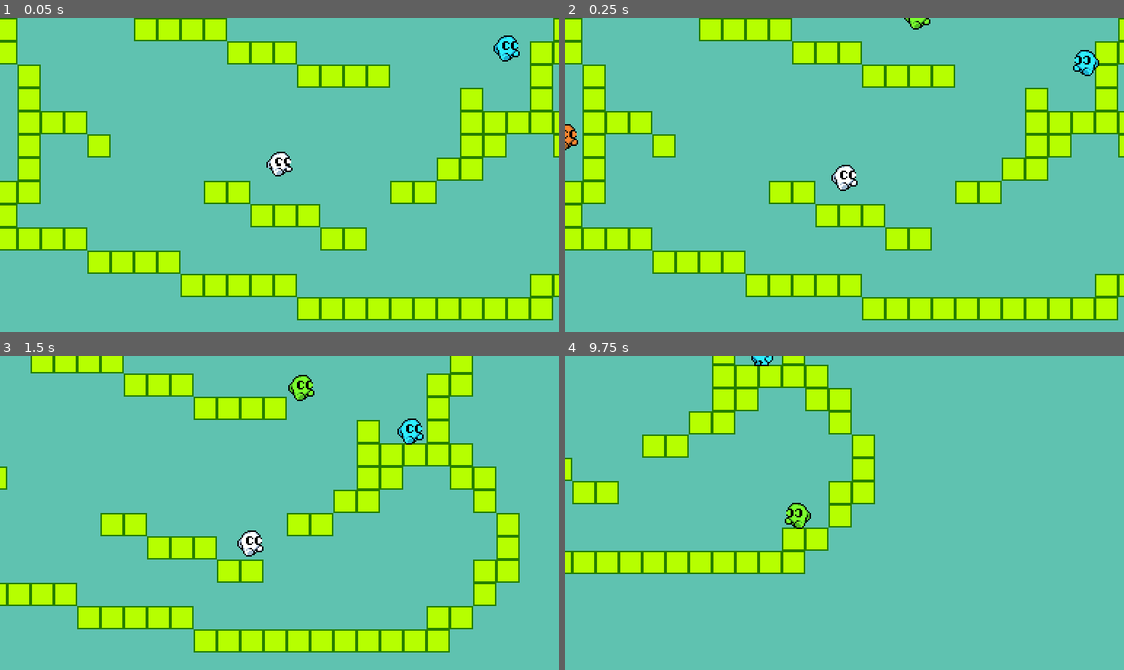
Above: before the commit, frames 1-4 (two rows, left to right).
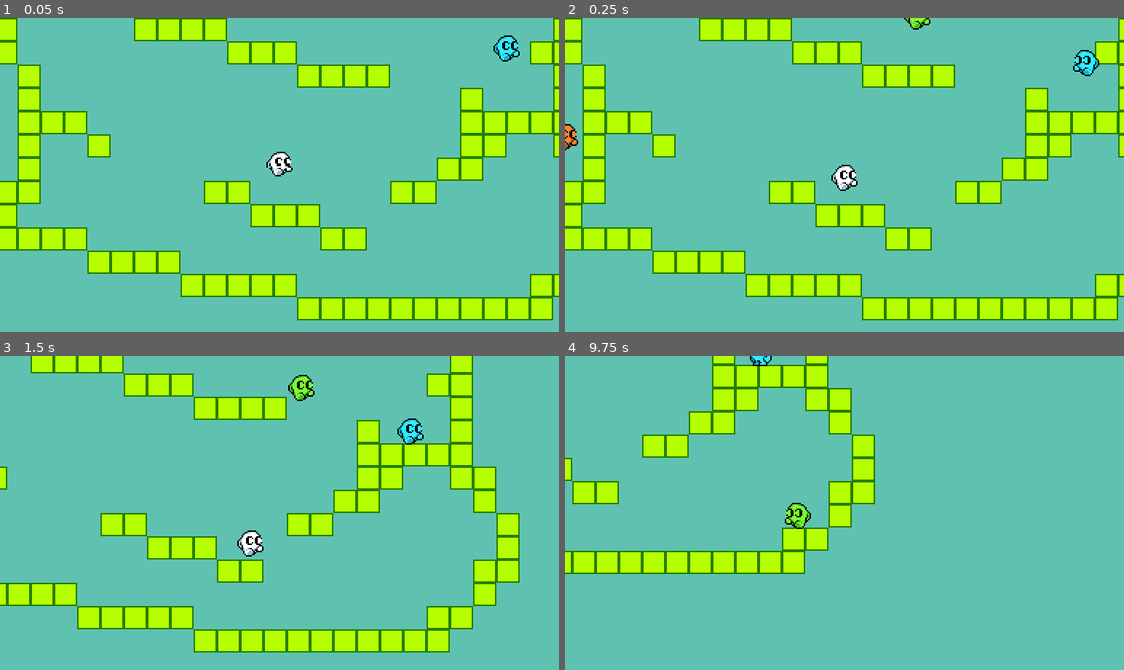
Above: after the commit, the same moments.

Repository: lpjoh/Stacklings
Game: Godot game, scene res://assets/objects/game.tscn
The game is run twice, just before and just after one commit, with the same random seed, the same clock (stepped at 60 frames per second) and the same inputs.
Inputs:
- Up to frame 1 (0.05 s): no input
- Up to frame 2 (0.25 s): no input
- Up to frame 3 (1.5 s): tap Enter (show_menu) at 0.5 s; hold D (move_right) from 0.53 s (still down); tap Shift (throw) at 0.6, 1.35 s; tap Space (jump) at 0.77 s
- Up to frame 4 (9.75 s): tap Space (jump) at 1.52, 3.02, 3.77, 4.52, 6.02, 6.77, 7.52, 9.02 s; release D (move_right) at 2.03 s; hold A (move_left) 2.03-2.78 s; tap Shift (throw) every 0.75 s from 2.1 to 9.6 s; hold D (move_right) 2.78-4.28 s; hold A (move_left) 4.28-5.03 s; hold D (move_right) 5.03-5.78 s; hold A (move_left) 5.78-7.28 s; hold D (move_right) 7.28-9.53 s; hold A (move_left) from 9.53 s (still down)

The runs differ from the first frame. In frame 1, 0.8% of the frame differs, in the area x 94-100%, y 14-30%; in frame 2, 0.8%; in frame 3, 1.2%, in the area x 76-85%, y 12-28%; in frame 4, 0.3%.

Commit message:
Made bottom_edge into variable

Diff:
--- a/assets/objects/game.tscn
+++ b/assets/objects/game.tscn
@@ -63,7 +63,7 @@
 [node name="TileMap" type="TileMap" parent="."]
 tile_set = SubResource("2")
 format = 2
-layer_0/tile_data = PackedInt32Array(0, 0, 0, 1, 0, 0, 2, 0, …(2096 unchanged characters)… 2007, 0, 0, 852008, 0, 0, 786473, 0, 0, 655403, 0, 0, 589867, 0, 0, 524331, 0, 0, 524332, 0, 0, 458796, 0, 0, 393260, 0, 0, 393259, 0, 0, 327723, 0, 0, 327722, 0, 0, 23, 0, 0, 22, 0, 0, 21, 0, 0, -65513, 0, 0, -65512, 0, 0, -65511, 0, 0, -131047, 0, 0, -131046, 0, 0, -131045, 0, 0, -196581, 0, 0, -196580, 0, 0, -196579, 0, 0, -196578, 0, 0, -196577, 0, 0, -196576, 0, 0, -131040, 0, 0, -131039, 0, 0, -65503, 0, 0, -65502, 0, 0, 35, 0, 0, 36, 0, 0, 196635, 0, 0, 196636, 0, 0, 196637, 0, 0, 393258, 0, 0, 393257, 0, 0, 37, 0, 0, 38, 0, 0, 39, 0, 0, 40, 0, 0, 41, 0, 0, 65577, 0, 0, 65578, 0, 0, 65579, 0, 0, 131115, 0, 0, 131116, 0, 0, 196652, 0, 0, 262188, 0, 0, 720937, 0, 0, 720936, 0, 0, 786472, 0, 0, 655400, 0, 0)
+layer_0/tile_data = PackedInt32Array(0, 0, 0, 1, 0, 0, 2, 0, …(2096 unchanged characters)… 2007, 0, 0, 852008, 0, 0, 786473, 0, 0, 524331, 0, 0, 524332, 0, 0, 458796, 0, 0, 393260, 0, 0, 393259, 0, 0, 327723, 0, 0, 327722, 0, 0, 23, 0, 0, 22, 0, 0, 21, 0, 0, -65513, 0, 0, -65512, 0, 0, -65511, 0, 0, -131047, 0, 0, -131046, 0, 0, -131045, 0, 0, -196581, 0, 0, -196580, 0, 0, -196579, 0, 0, -196578, 0, 0, -196577, 0, 0, -196576, 0, 0, -131040, 0, 0, -131039, 0, 0, -65503, 0, 0, -65502, 0, 0, 35, 0, 0, 36, 0, 0, 196635, 0, 0, 196636, 0, 0, 196637, 0, 0, 393258, 0, 0, 393257, 0, 0, 37, 0, 0, 38, 0, 0, 39, 0, 0, 40, 0, 0, 41, 0, 0, 65577, 0, 0, 65578, 0, 0, 65579, 0, 0, 131115, 0, 0, 131116, 0, 0, 196652, 0, 0, 262188, 0, 0, 720937, 0, 0, 720936, 0, 0, 786472, 0, 0, 655400, 0, 0, 589868, 0, 65536, 655404, 0, 65536)
 
 [node name="BasicStackling" parent="." instance=ExtResource("3_y06wp")]
 modulate = Color(1, 0.180392, 0.180392, 1)
--- a/assets/objects/player/Camera2D.gd
+++ b/assets/objects/player/Camera2D.gd
@@ -40,6 +40,5 @@
 			player.global_position.y - floor_y_offset,
 			0.5).set_trans(Tween.TRANS_QUAD).set_ease(Tween.EASE_OUT)
 
-	global_position.y = max(global_position.y, player.position.y - fall_limit)
-
-	Engine.max_fps = 60
+	var bottom_edge = player.position.y - fall_limit
+	global_position.y = max(global_position.y, bottom_edge)
